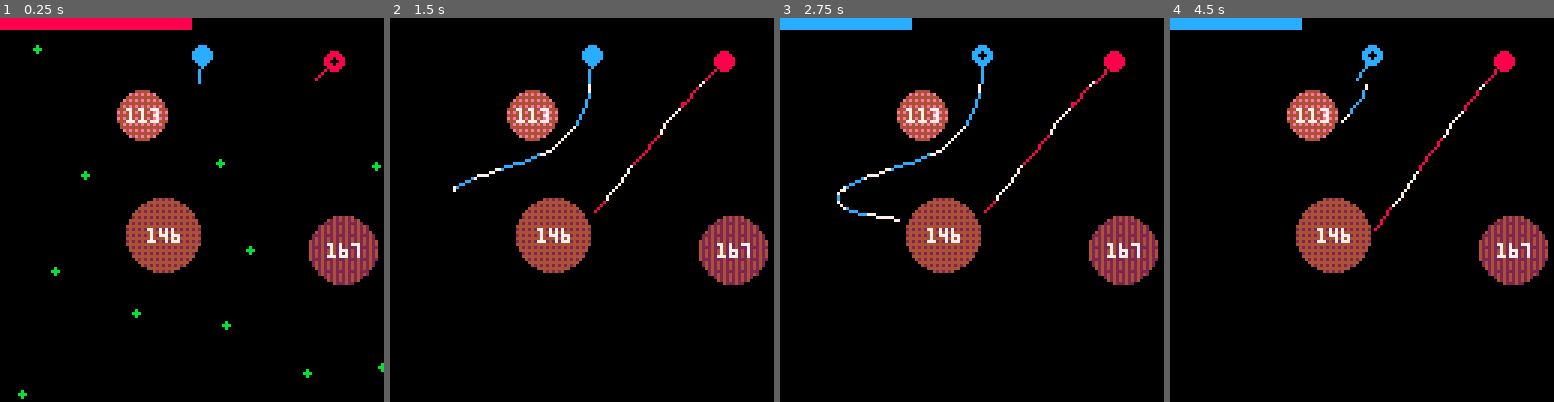
Above: before the commit, frames 1-4 (left to right).
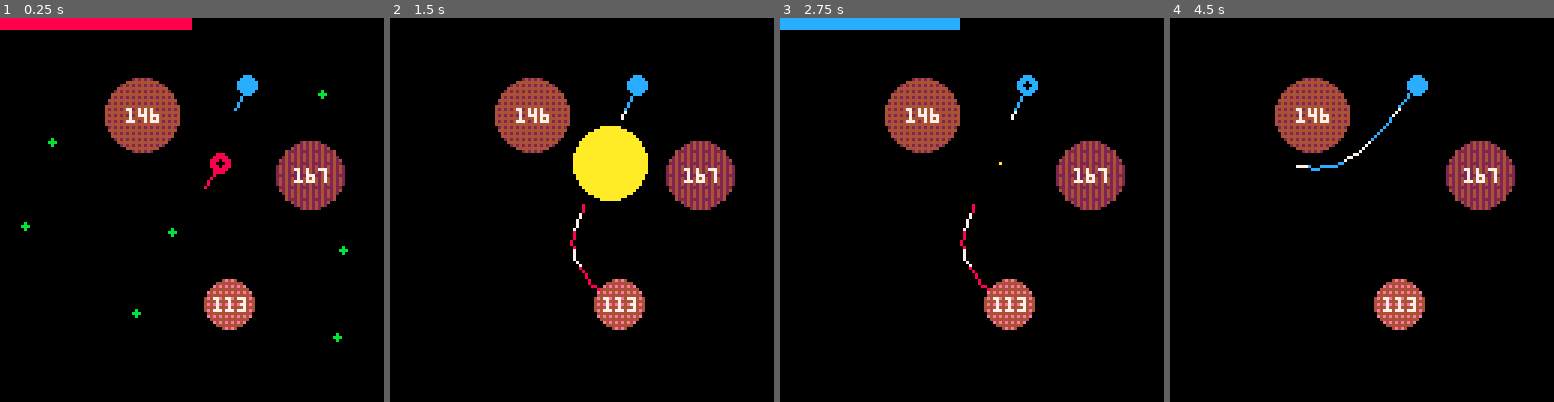
Above: after the commit, the same moments.

Repository: alxgnon/pico-8
Game: PICO-8 cartridge gravitywar.p8
The game is run twice, just before and just after one commit, with the same random seed, the same clock (stepped at 60 frames per second) and the same inputs.
Inputs:
- Up to frame 1 (0.25 s): no input
- Up to frame 2 (1.5 s): tap O (Z key) at 0.33, 0.7, 1.43 s; tap X (X key) at 1.07 s
- Up to frame 3 (2.75 s): hold Left 1.97-2.37 s; tap X (X key) at 2.07, 2.4, 2.73 s; tap O (Z key) at 2.22 s; hold Down from 2.42 s (still down)
- Up to frame 4 (4.5 s): release Down at 2.82 s; hold Right 2.87-3.53 s; tap X (X key) every 0.33 s from 3.07 to 4.4 s; tap O (Z key) at 3.1, 3.98 s; hold Up 3.58-4.08 s; hold Right from 4.13 s (still down)

The runs differ from the first frame. In frame 1, 13% of the frame differs, in the area x 4-100%, y 7-100%; in frame 2, 16%, in the area x 16-99%, y 7-82%; in frame 3, 14%; in frame 4, 14%.

Commit message:
gravity: mapgen margin

Diff:
--- a/gravitywar.p8
+++ b/gravitywar.p8
@@ -107,7 +107,7 @@
 			local x,y = random_point_around(a.x, a.y, r, 2*r)
 			local valid = true
 
-			if (outside({x=x, y=y})) valid = false
+			if (outside({x=x,y=y},8)) valid = false
 
 			for p in all(points) do
 				if (not valid) break
@@ -350,10 +350,13 @@
 	end
 end
 
-function outside(a)
+function outside(a, margin)
+	if (not margin) margin=0
 	return
-		a.x < 0 or a.x > 128 or
-		a.y < 0 or a.y > 128
+		a.x < margin or
+		a.x > 128-margin or
+		a.y < margin or
+		a.y > 128-margin
 end
 
 function draw_shots()
